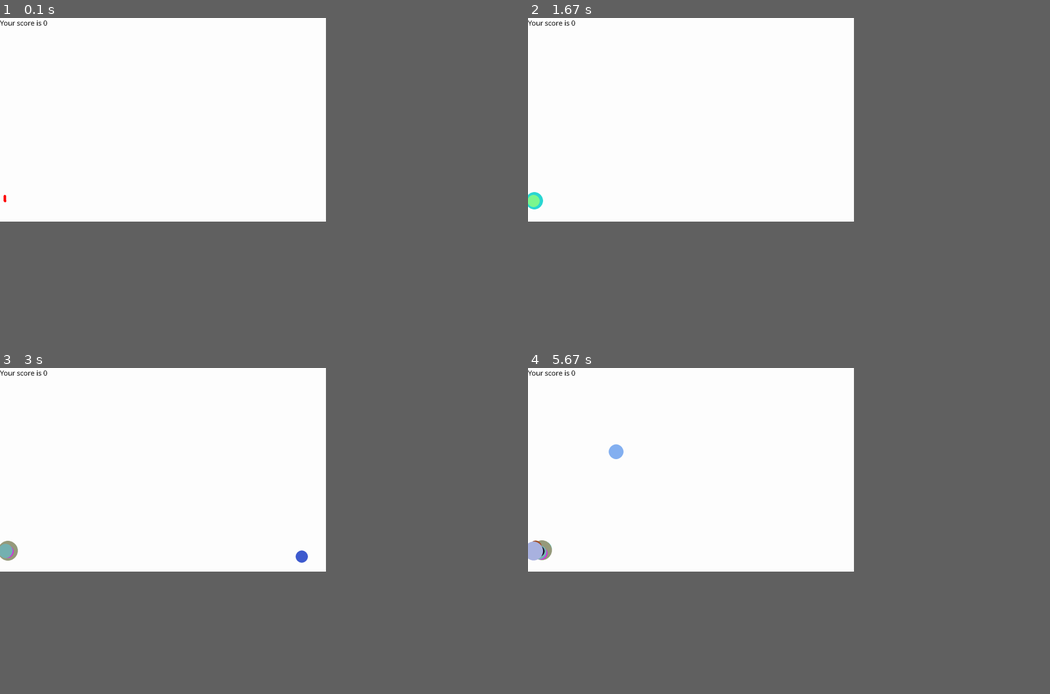
Above: before the commit, frames 1-4 (two rows, left to right).
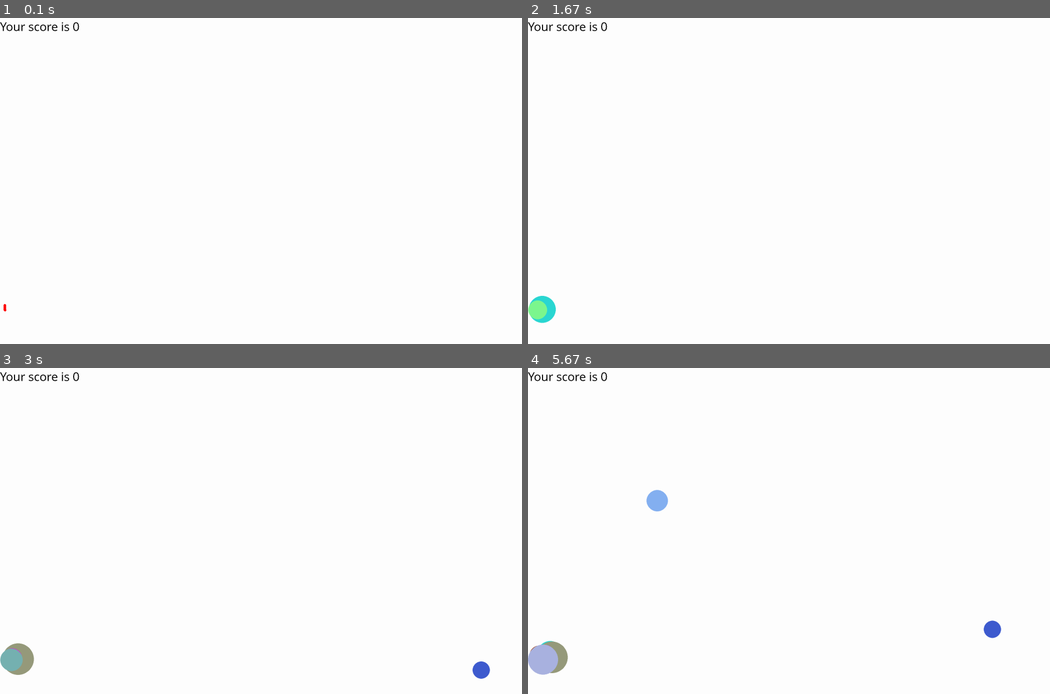
Above: after the commit, the same moments.

Repository: RShveda/pygame-practice
Game: pygame game, started from cannon/cannon.py
Same seed, same stepped clock (60 frames per second), same inputs: the game is played once before the commit and once after it.
Inputs (mouse positions are in pixels of both pictures, inside the frame that each line leads up to):
- Up to frame 1 (0.1 s): no input
- Up to frame 2 (1.67 s): click (789, 181) at 0.38 s; click (841, 203) at 0.72 s; click (773, 164) at 1.05 s; click (689, 246) at 1.38 s
- Up to frame 3 (3 s): click (422, 524) at 1.72 s; click (114, 583) at 2.05 s; click (62, 622) at 2.38 s; click (302, 612) at 2.72 s
- Up to frame 4 (5.67 s): click (742, 563) at 3.05 s; click (611, 433) at 3.38 s; click (679, 544) at 3.72 s; click (799, 648) at 4.05 s; click (715, 413) at 4.38 s; click (867, 602) at 4.72 s; click (820, 557) at 5.05 s; click (601, 557) at 5.38 s
In our replay, the window is 562x351 before the commit and 900x562 after it. These sizes can differ from the game's own. Grey fills any space a smaller window leaves; there, only what the larger window draws over its background counts as a difference.

The runs differ from the first frame. In frame 1, 0.2% of the frame differs, in the area x 0-16%, y 0-91%; in frame 2, 0.7%; in frame 3, 1.1%; in frame 4, 1.5%, in the area x 0-91%, y 0-95%.

Commit message:
Cannon game. Implemented bounce off wall behaviour for game objects.

Diff:
--- a/cannon/cannon.py
+++ b/cannon/cannon.py
@@ -8,7 +8,7 @@
     def __init__(self):
         self._running = True
         self._display_surf = None
-        self.size = self.width, self.height = 1280, 800
+        self.size = self.width, self.height = int(1280*1.6), int(800*1.6)
         self._mouse_button = False
         self.clock = None
         self.FPS = 30
@@ -69,7 +69,7 @@
     def __init__(self, size):
         self.width = size[0] // 8
         self.height = size[1] // 16
-        self.font = pygame.font.SysFont('Comic Sans MS', 30)
+        self.font = pygame.font.SysFont('Comic Sans MS', 50)
         self.font_color = (0, 0, 0)
 
     def draw(self, score, surface):
@@ -151,10 +151,32 @@
     def on_destroy(self):
         pass
 
+    def bounce_off_walls(self):
+        """
+
+        """
+        direction_x, direction_y = self._direction
+        coords_x, coords_y = self._position
+        if coords_x < 0 + self._radius:
+            coords_x = self._radius
+            direction_x *= -1
+        elif coords_x > self.app.width - self._radius:
+            coords_x = self.app.width - self._radius
+            direction_x *= -1
+        elif coords_y < 0 + self._radius:
+            coords_y = self._radius
+            direction_y *= -1
+        elif coords_y > self.app.height - self._radius:
+            coords_y = self.app.height - self._radius
+            direction_y *= -1
+        self._position = (coords_x, coords_y)
+        self._direction = (direction_x, direction_y)
+
     def move(self):
         coords_x = self._position[0] + self._direction[0] * self._speed
         coords_y = self._position[1] + self._direction[1] * self._speed
         self._position = (coords_x, coords_y)
+        self.bounce_off_walls()
 
     def draw(self, surface):
         pass
